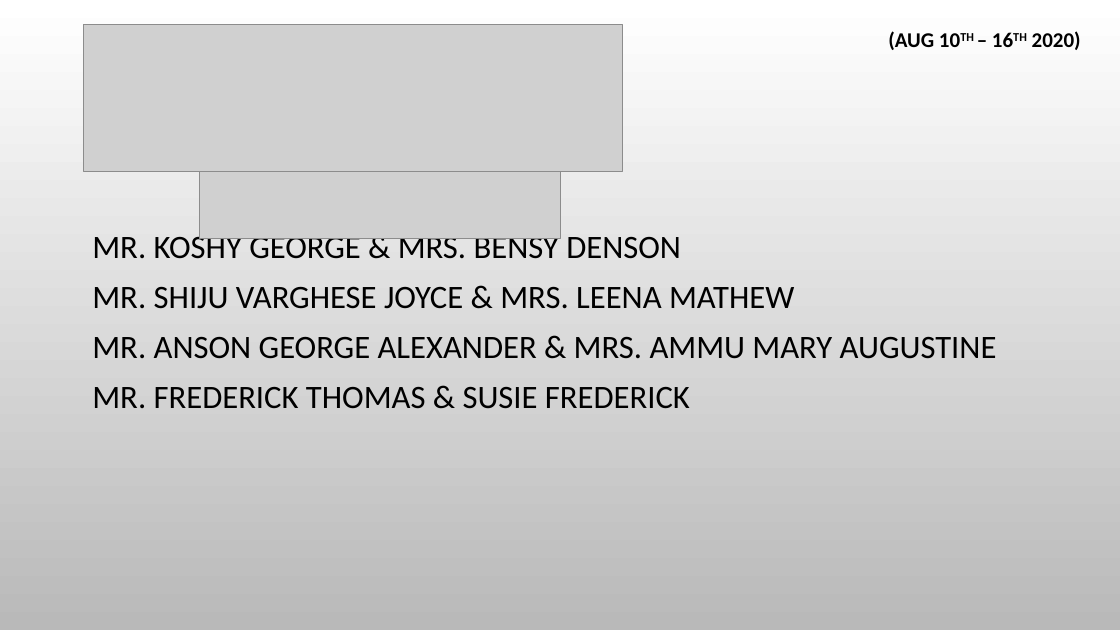
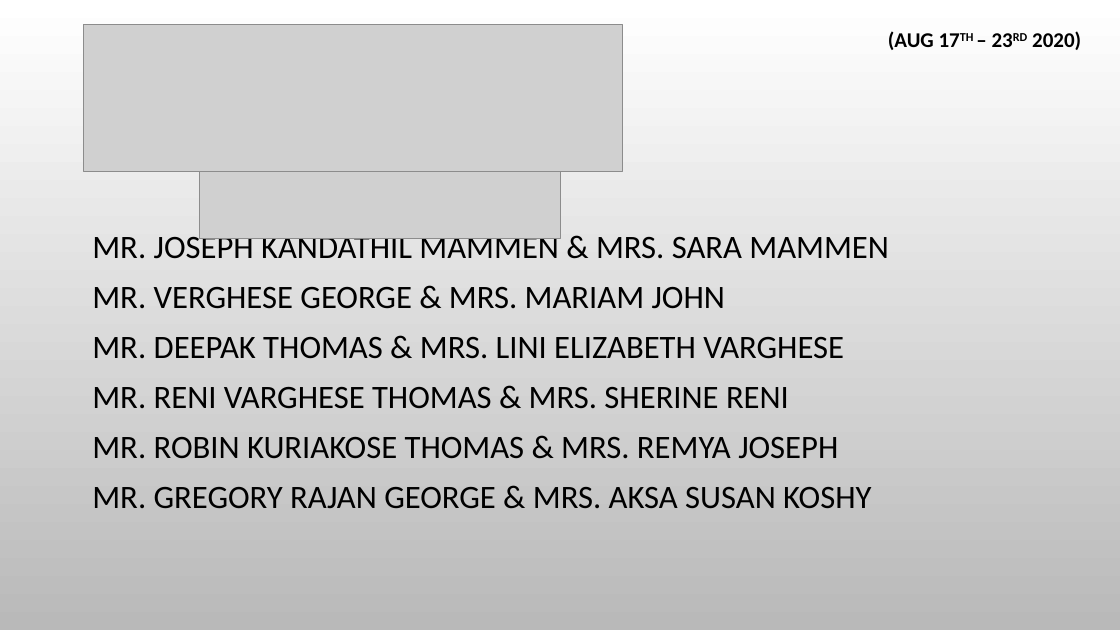
Before and after one commit to stoscsg/openlp-data, a slide deck: slide 2 of stosc_services/PPT/Birthday & Anniversaries.pptx. Drawn at 1120x630 pixels with LibreOffice and Linux fonts; fonts in the diff are those of the drawing; grey boxes stand for pictures; background and template pictures are left out. Boxes give left, top, right and bottom in pixels: in the first picture for what was removed or moved away, otherwise in the second. Text is boxed around its words. In the diff, an @@ line names an element or a change of style, - is before the commit and + after.

```diff
--- a/stosc_services/PPT/Birthday & Anniversaries.pptx
+++ b/stosc_services/PPT/Birthday & Anniversaries.pptx
@@ text at <box>888,31,1081,50</box>: text changed @@
-(AUG 10TH – 16TH 2020)
+(AUG 17TH – 23RD 2020)
@@ text at <box>92,231,889,509</box>: text changed @@
-MR. KOSHY GEORGE & MRS. BENSY DENSON
-MR. SHIJU VARGHESE JOYCE & MRS. LEENA MATHEW
-MR. ANSON GEORGE ALEXANDER & MRS. AMMU MARY AUGUSTINE
-MR. FREDERICK THOMAS & SUSIE FREDERICK
+MR. JOSEPH KANDATHIL MAMMEN & MRS. SARA MAMMEN
+MR. VERGHESE GEORGE & MRS. MARIAM JOHN
+MR. DEEPAK THOMAS & MRS. LINI ELIZABETH VARGHESE
+MR. RENI VARGHESE THOMAS & MRS. SHERINE RENI
+MR. ROBIN KURIAKOSE THOMAS & MRS. REMYA JOSEPH
+MR. GREGORY RAJAN GEORGE & MRS. AKSA SUSAN KOSHY
```
Also in this commit, not shown: 1 other slide changed, 1 other file.
